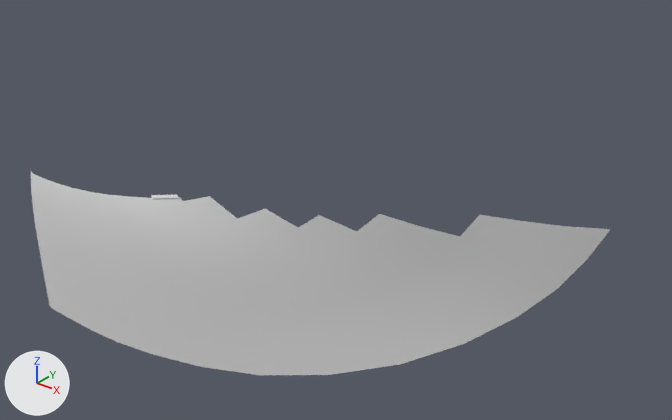
The OBJ model PadForge.App/3DModels/XboxSeries/DaystrikeCamo/Decal-R1.obj, before and after one commit.
Camera for both pictures: a camera (50 mm lens) standing at (66.9, -74.8, 4.2) and looking at (42.2, -44.0, -14.9). Every picture has the same lights, and +X, +Y and +Z are marked at lower left. The first picture is the older version. Where no turn or scale is listed for an object, it has been applied to the vertices.

Objects in the first picture: 'Decal-R1'.
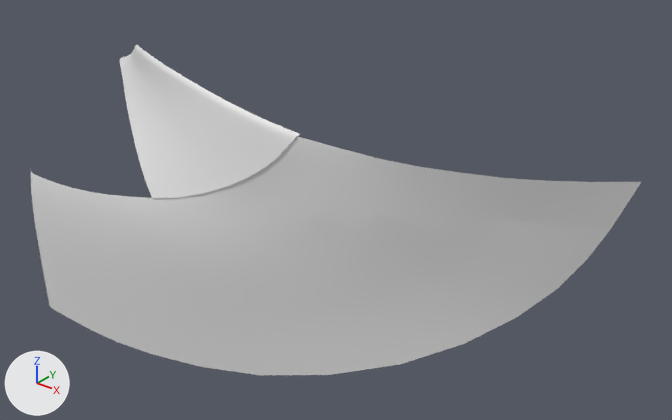
Changed parts and their boxes (x1, y1, x2, y2) in the pictures (672 x 420 px):
'Decal-R1', reshaped (62% taller)
    before: (31, 172, 610, 375)
    after: (31, 45, 641, 375)
part 1 of me_decal_r1, added
    after: (120, 45, 641, 236)

Diff of the bpy script that builds the scene:
```diff
--- a/PadForge.App/3DModels/XboxSeries/DaystrikeCamo/Decal-R1.obj.py
+++ b/PadForge.App/3DModels/XboxSeries/DaystrikeCamo/Decal-R1.obj.py
@@ me_decal_r1 @@
 # used by ob_decal_r1; location = (0.0, 0.0, 0.0)
-me_decal_r1.from_pydata(...)  # 175 vertices, 145 faces; spans x 27.2..54.0, y -51.0..-40.1, z -22.5..-12.6
+me_decal_r1.from_pydata(...)  # 361 vertices, 309 faces; spans x 27.2..54.6, y -51.0..-39.1, z -22.5..-7.5
+# me_decal_r1 part 1
+# 186 vertices are added at x 31.3..54.6, y -50.0..-39.1, z -12.9..-7.5
+# 164 new faces join them
```
